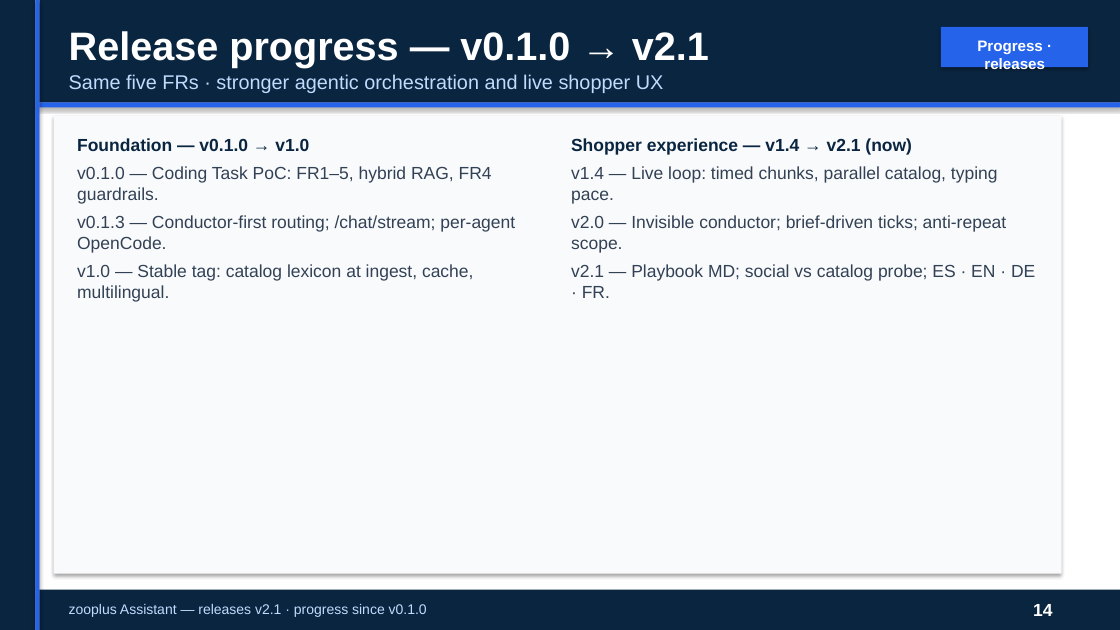
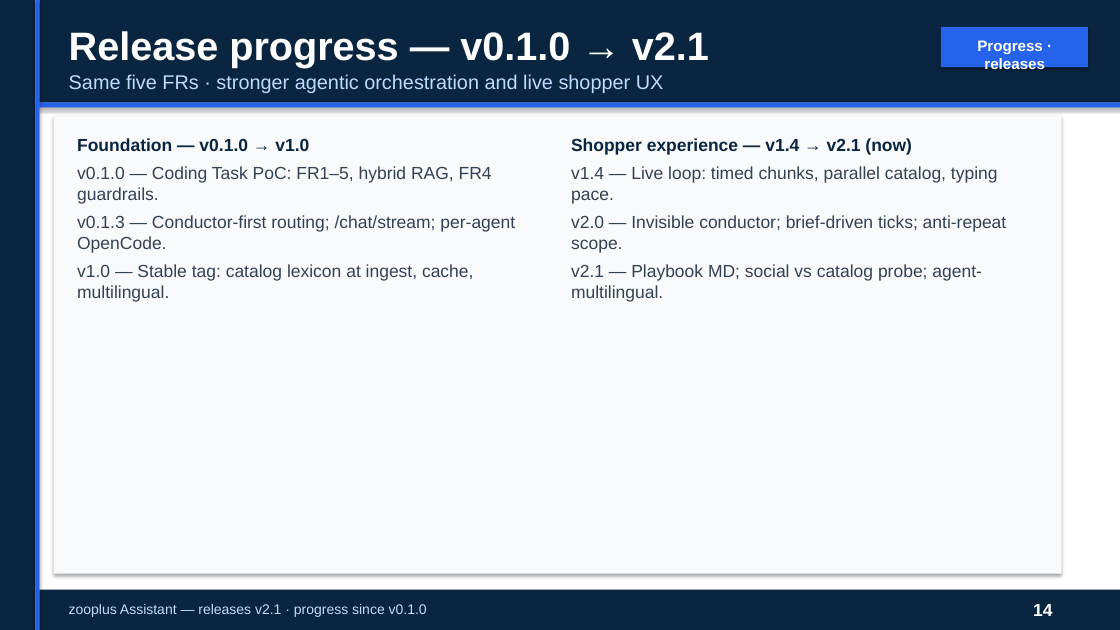
Before and after one commit to peluzzza/PoCAssistantZooplus, a slide deck: slide 14 of docs/deliverables/v0.1/zooplus-assistant-interview-15min-pro.pptx. Drawn at 1120x630 pixels with LibreOffice and Linux fonts; fonts in the diff are those of the drawing. Boxes give left, top, right and bottom in pixels: in the first picture for what was removed or moved away, otherwise in the second. Text is boxed around its words. In the diff, an @@ line names an element or a change of style, - is before the commit and + after.

```diff
--- a/docs/deliverables/v0.1/zooplus-assistant-interview-15min-pro.pptx
+++ b/docs/deliverables/v0.1/zooplus-assistant-interview-15min-pro.pptx
@@ text at [571,264,982,302]: text changed @@
-v2.1 — Playbook MD; social vs catalog probe; ES · EN · DE · FR.
+v2.1 — Playbook MD; social vs catalog probe; agent-multilingual.
```
Also in this commit, not shown: 3 other slides changed, 3 other files.
